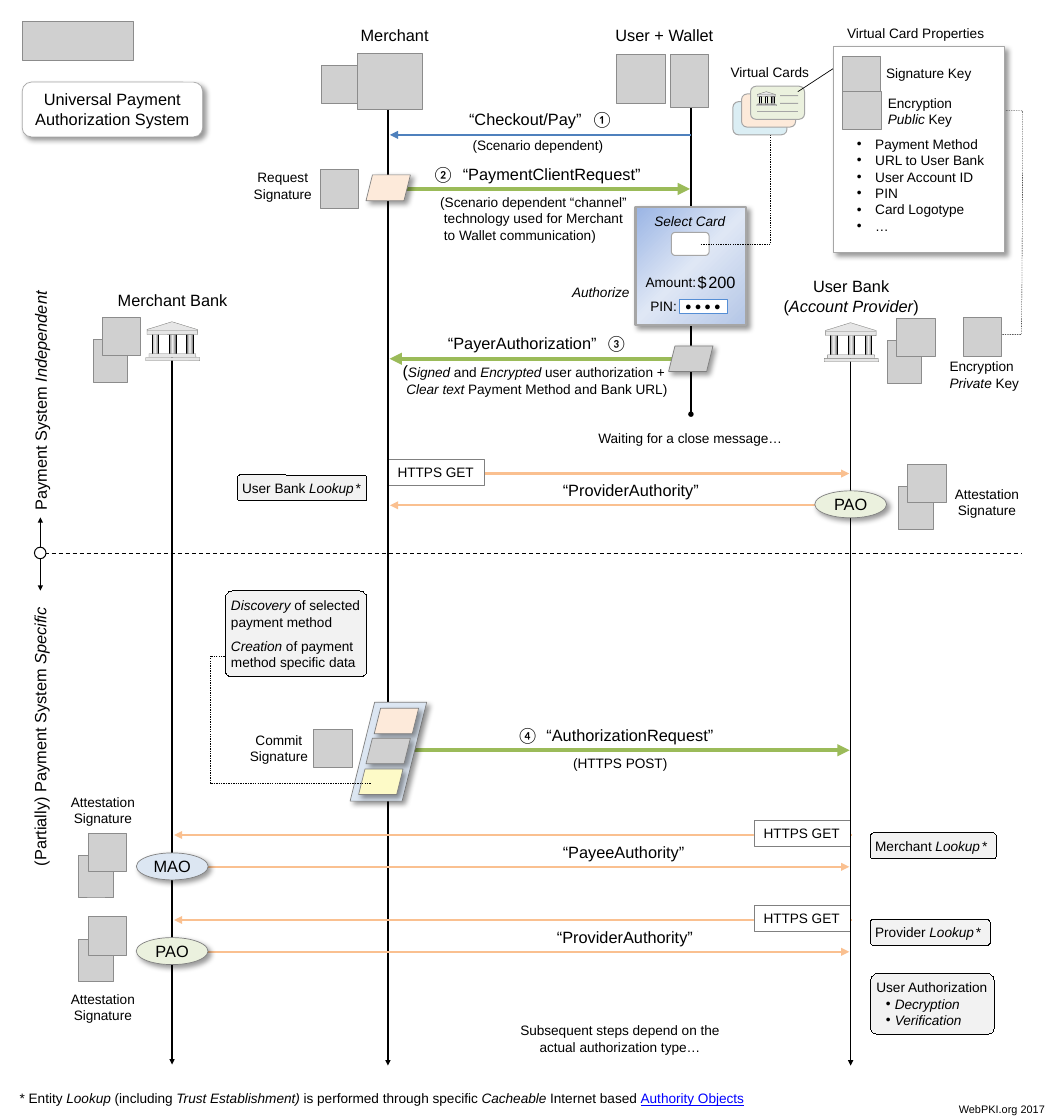
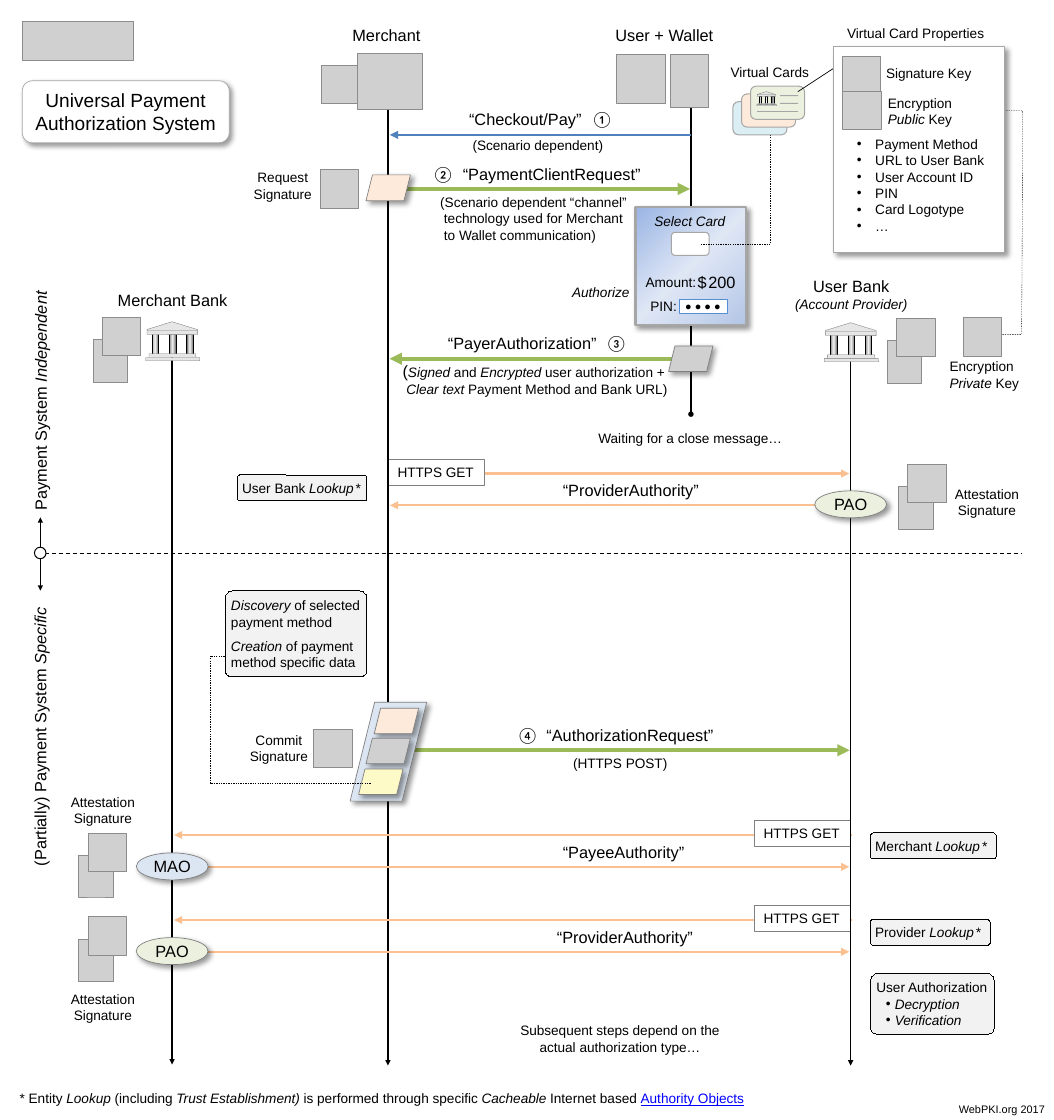
Before and after one commit to cyberphone/doc, a slide deck: slide 1 of saturn/saturn-authorization.pptx. Drawn at 1054x1120 pixels with LibreOffice and Linux fonts; fonts in the diff are those of the drawing; grey boxes stand for pictures. Boxes give left, top, right and bottom in pixels: in the first picture for what was removed or moved away, otherwise in the second. Text is boxed around its words. In the diff, an @@ line names an element or a change of style, - is before the commit and + after.

```diff
--- a/saturn/saturn-authorization.pptx
+++ b/saturn/saturn-authorization.pptx
@@ text "Merchant": place and size @@
-text "Merchant" at box(361, 29, 429, 41)
+text "Merchant" at box(352, 29, 420, 41)
@@ rounded rectangle "Universal Payment Authorization System": place and size @@
-rounded rectangle "Universal Payment Authorization System" at box(23, 82, 203, 137)
+rounded rectangle "Universal Payment Authorization System" at box(23, 80, 229, 142)
@@ rounded rectangle "Universal Payment Authorization System" at box(23, 80, 229, 142): size 12 to 14 pt @@
@@ text "User Bank (Account Provider)": place and size @@
-text "User Bank (Account Provider)" at box(784, 280, 918, 315)
+text "User Bank (Account Provider)" at box(795, 280, 907, 312)
@@ text "User Bank (Account Provider)" at box(795, 280, 907, 312): size 12 to 10 pt, italic on in "(Account Provider)" @@
```
Also in this commit, not shown: 1 other file.
